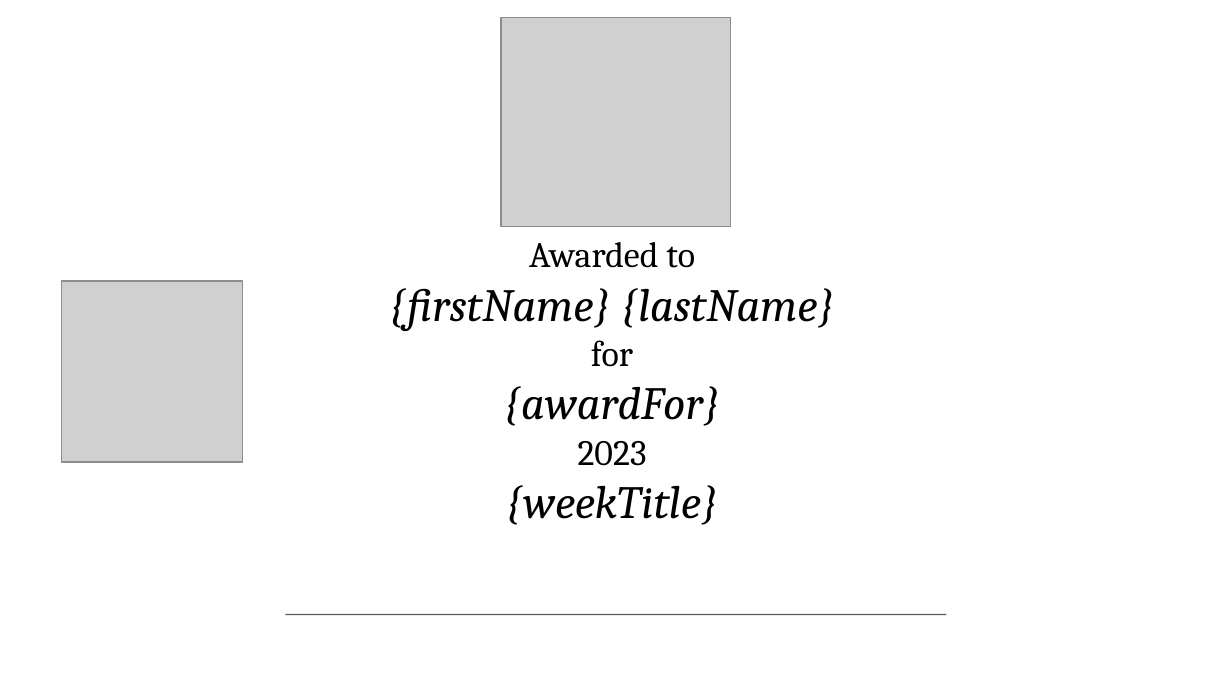
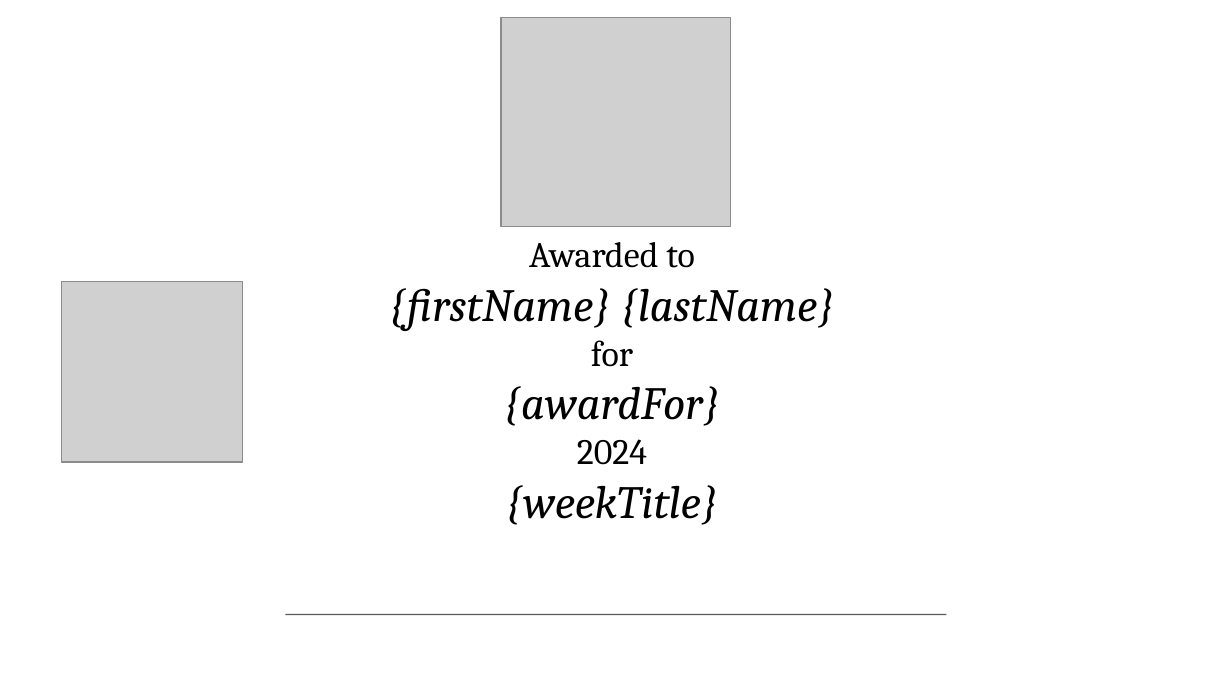
Before and after one commit to Knapptr/boynton, a slide deck: slide 1 of templates/genericAward_template.pptx. Drawn at 1232x693 pixels with LibreOffice and Linux fonts; fonts in the diff are those of the drawing; grey boxes stand for pictures. Boxes give left, top, right and bottom in pixels: in the first picture for what was removed or moved away, otherwise in the second. Text is boxed around its words. In the diff, an @@ line names an element or a change of style, - is before the commit and + after.

Commit message:
update award

```diff
--- a/templates/genericAward_template.pptx
+++ b/templates/genericAward_template.pptx
@@ text at bbox=[577, 439, 647, 465]: text changed @@
-2023
+2024
```
